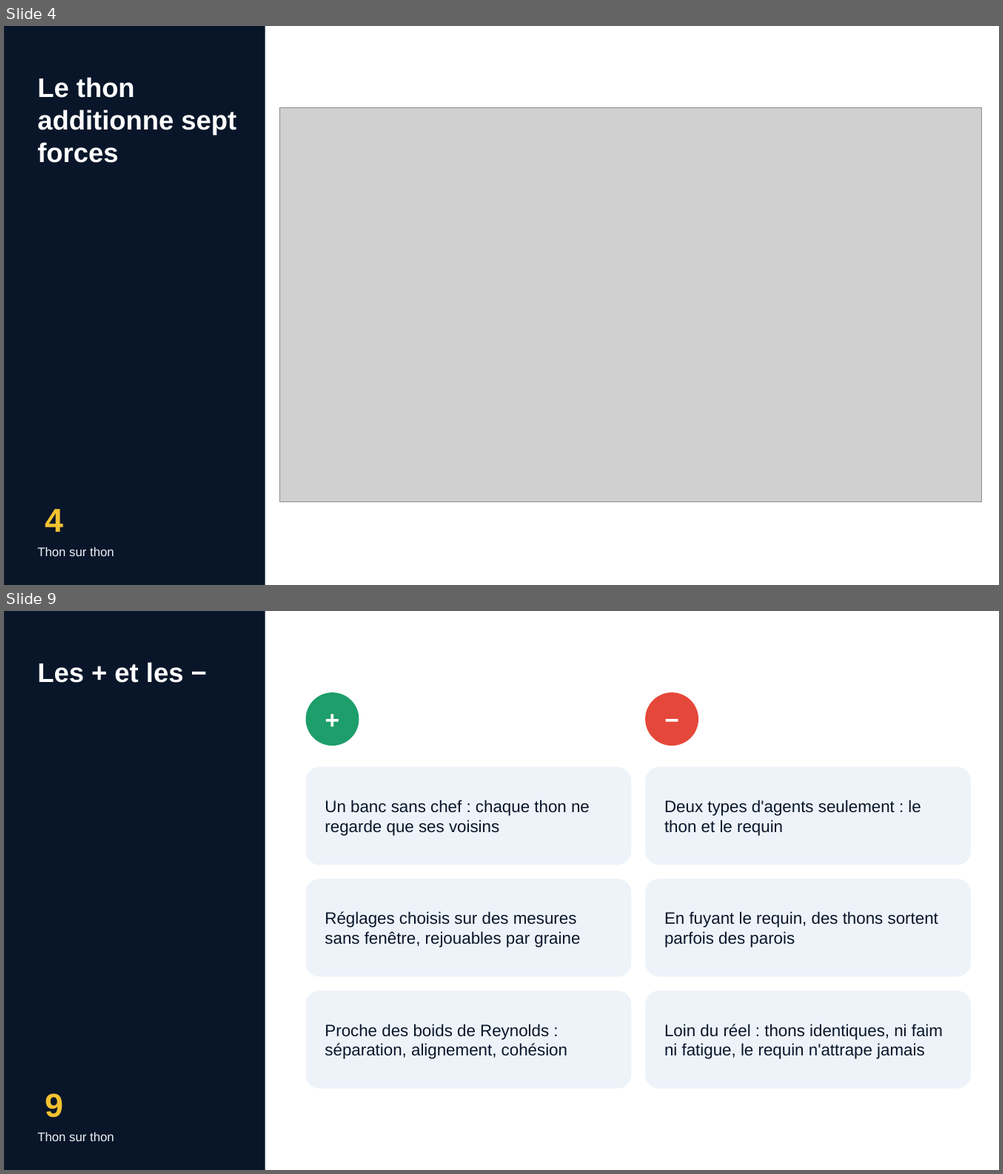
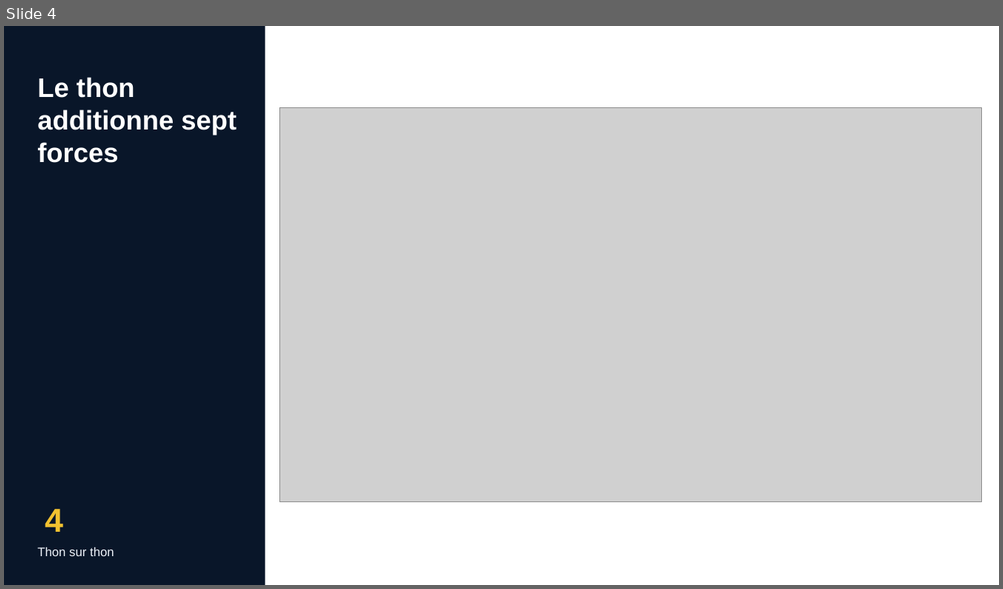
Before and after one commit to Lou-Simon/thon-sur-ton, a slide deck: soutenance/thon-sur-thon.pptx. Shown one above the other, each under a label of ours: slides 4 and 9 before the commit, slide 4 after it; the slides between them are not shown. The pictures are 1003x1174 and 1003x589 pixels, drawn with LibreOffice and Linux fonts; fonts in the diff are those of the drawing; grey boxes stand for pictures. Boxes give left, top, right and bottom in pixels: in the first picture for what was removed or moved away, otherwise in the second. Text is boxed around its words. In the diff, an @@ line names an element or a change of style, - is before the commit and + after.

```diff
--- a/soutenance/thon-sur-thon.pptx
+++ b/soutenance/thon-sur-thon.pptx
@@ slide 9 removed at box(4, 611, 999, 1170), background #FFFFFF; not listed: 2 template elements that a slide beside it also shows @@
@@ title removed at box(37, 662, 184, 683) @@
-Les + et les −
@@ ellipse removed at box(306, 693, 358, 745) @@
@@ text removed at box(306, 693, 358, 745) @@
-+
@@ ellipse removed at box(646, 693, 698, 745) @@
@@ text removed at box(646, 693, 698, 745) @@
-−
@@ rounded rectangle removed at box(306, 768, 631, 865) @@
@@ rounded rectangle removed at box(646, 768, 970, 865) @@
@@ text removed at box(324, 800, 589, 836) @@
-Un banc sans chef : chaque thon ne regarde que ses voisins
@@ text removed at box(664, 800, 920, 836) @@
-Deux types d'agents seulement : le thon et le requin
@@ rounded rectangle removed at box(306, 880, 631, 977) @@
@@ rounded rectangle removed at box(646, 880, 970, 977) @@
@@ text removed at box(324, 911, 580, 948) @@
-Réglages choisis sur des mesures sans fenêtre, rejouables par graine
@@ text removed at box(664, 911, 938, 948) @@
-En fuyant le requin, des thons sortent parfois des parois
@@ rounded rectangle removed at box(306, 991, 631, 1088) @@
@@ rounded rectangle removed at box(646, 991, 970, 1088) @@
@@ text removed at box(324, 1024, 567, 1059) @@
-Proche des boids de Reynolds : séparation, alignement, cohésion
@@ text removed at box(664, 1024, 942, 1059) @@
-Loin du réel : thons identiques, ni faim ni fatigue, le requin n'attrape jamais
@@ page number removed at box(45, 1093, 63, 1118) @@
-9
```
Also in this commit, not shown: 1 slide changed, 1 slide added, 3 other slides removed, 6 other files.
